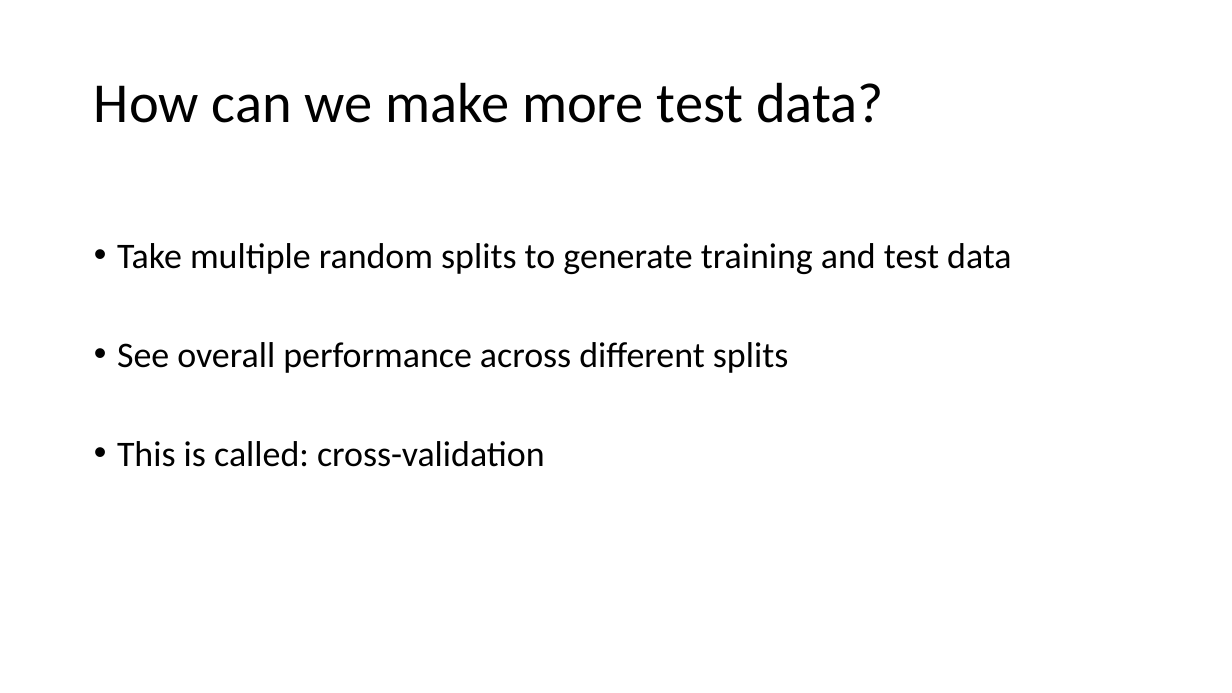
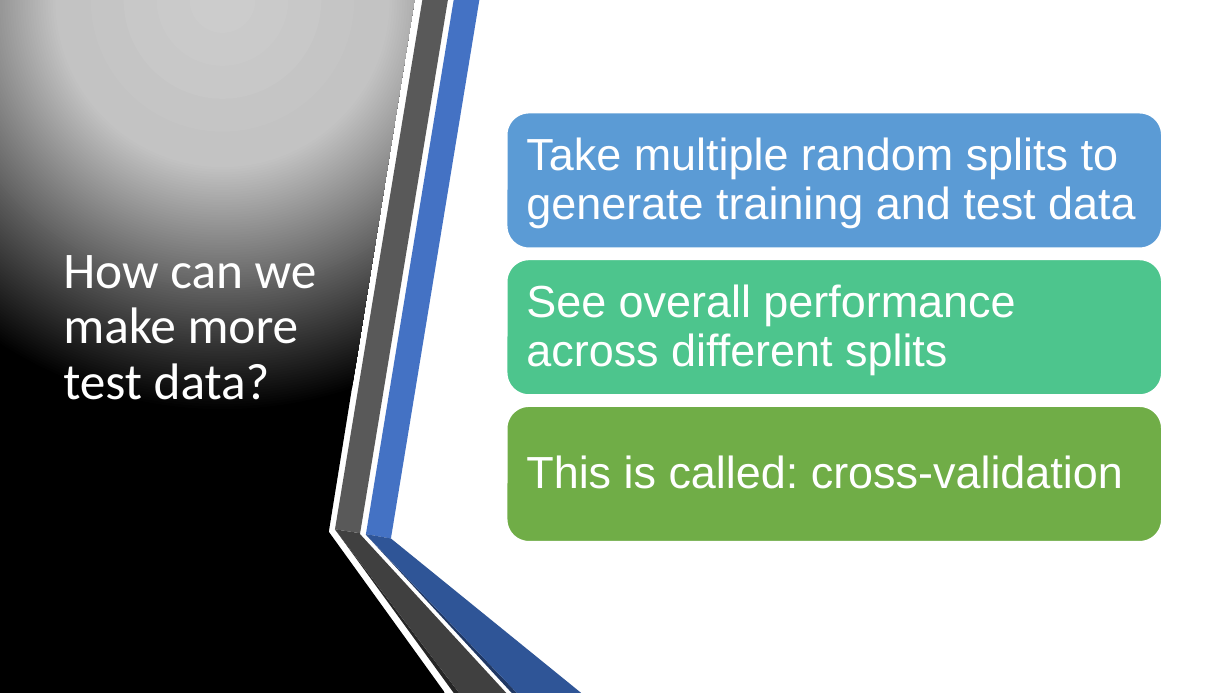
Before and after one commit to ggerlach1/BIOF085, a slide deck: slide 22 of workshop_documents/ML_slides.pptx. Drawn at 1232x693 pixels with LibreOffice and Linux fonts; fonts in the diff are those of the drawing. Boxes give left, top, right and bottom in pixels: in the first picture for what was removed or moved away, otherwise in the second. Text is boxed around its words. In the diff, an @@ line names an element or a change of style, - is before the commit and + after.

```diff
--- a/workshop_documents/ML_slides.pptx
+++ b/workshop_documents/ML_slides.pptx
@@ freeform shape added at box(0, 0, 445, 693), fill gradient #CCCCCC to #C4C4C4 to #000000 @@
@@ title "How can we make more ...": place and size @@
-title "How can we make more ..." at box(94, 82, 884, 123)
+title "How can we make more ..." at box(63, 255, 317, 400)
@@ title "How can we make more ..." at box(63, 255, 317, 400): size 44 to 40 pt, text colour #000000 to #FFFFFF @@
@@ text removed at box(117, 243, 1012, 467) @@
-• Take multiple random splits to generate training and test data
-• See overall performance across different splits
-• This is called: cross-validation
@@ group added at box(506, 112, 1163, 543): 3 rounded rectangles, 3 texts @@
+Take multiple random splits to generate training and test data
+See overall performance across different splits
+This is called: cross-validation
@@ group added at box(335, 0, 581, 693): 6 freeform shapes @@
```
Also in this commit, not shown: 11 other slides changed, 42 other files.
